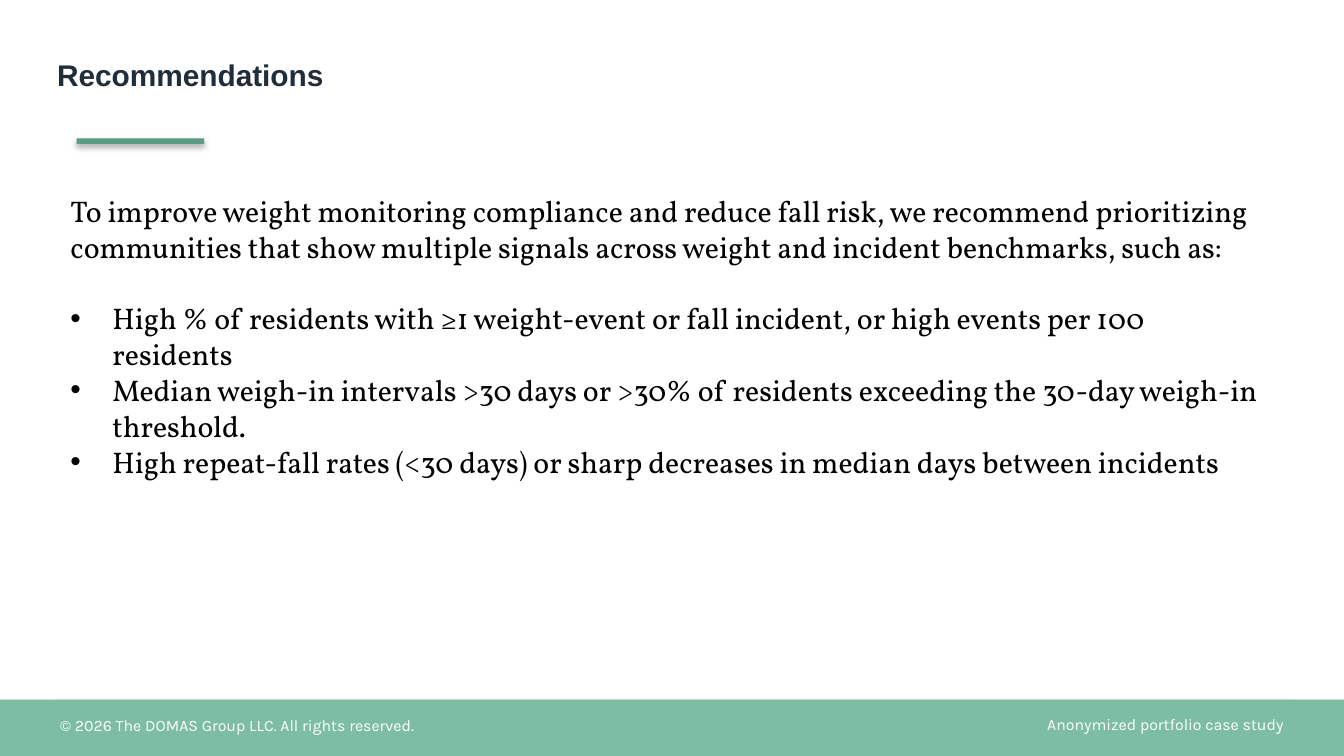
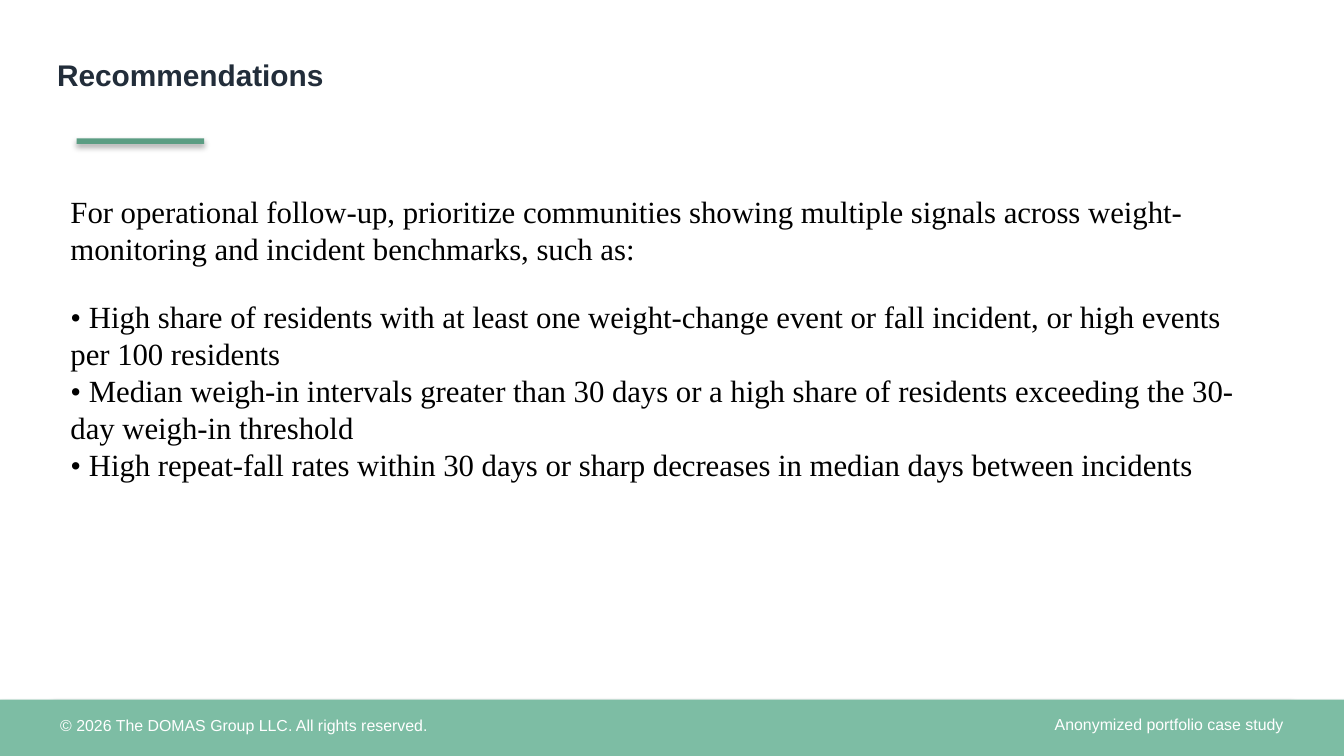
Before and after one commit to TheDOMASGroupLLC/healthcare-operations-benchmarking, a slide deck: slide 13 of case-study/Healthcare_Operations_Benchmarking_Case_Study.pptx (slide 15 before the commit). Drawn at 1344x756 pixels with LibreOffice and Linux fonts; fonts in the diff are those of the drawing. Boxes give left, top, right and bottom in pixels: in the first picture for what was removed or moved away, otherwise in the second. Text is boxed around its words. In the diff, an @@ line names an element or a change of style, - is before the commit and + after.

```diff
--- a/case-study/Healthcare_Operations_Benchmarking_Case_Study.pptx
+++ b/case-study/Healthcare_Operations_Benchmarking_Case_Study.pptx
@@ text at (x1=70, y1=201, x2=1233, y2=482): text changed; size 16 to 16.5 pt; font Vollkorn to Times New Roman @@
-To improve weight monitoring compliance and reduce fall risk, we recommend prioritizing communities that show multiple signals across weight and incident benchmarks, such as:
-• High % of residents with ≥1 weight-event or fall incident, or high events per 100 residents
-• Median weigh-in intervals >30 days or >30% of residents exceeding the 30-day weigh-in threshold.
-• High repeat-fall rates (<30 days) or sharp decreases in median days between incidents
+For operational follow-up, prioritize communities showing multiple signals across weight-monitoring and incident benchmarks, such as:
+• High share of residents with at least one weight-change event or fall incident, or high events per 100 residents
+• Median weigh-in intervals greater than 30 days or a high share of residents exceeding the 30-day weigh-in threshold
+• High repeat-fall rates within 30 days or sharp decreases in median days between incidents
@@ text "© 2026 The DOMAS Group ..." at (x1=76, y1=719, x2=427, y2=734): font Karla to Arial @@
@@ text "Anonymized portfolio case study" at (x1=1055, y1=718, x2=1283, y2=733): font Karla to Arial @@
```
Also in this commit, not shown: 14 other slides changed, 2 slides removed, 2 other files.
